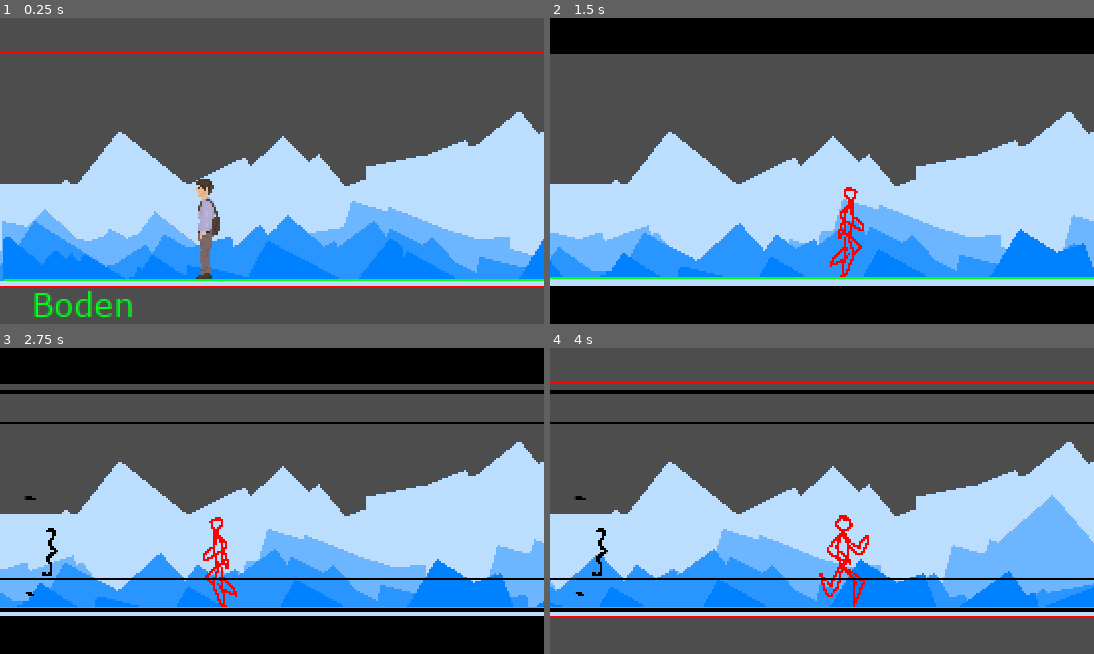
Above: before the commit, frames 1-4 (two rows, left to right).
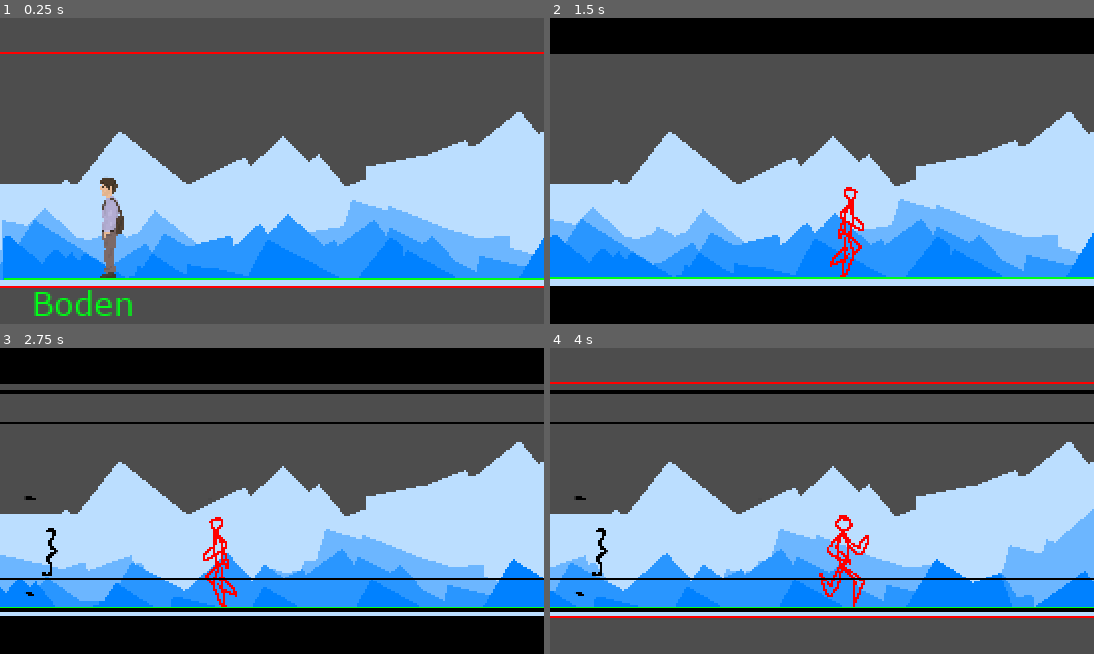
Above: after the commit, the same moments.

Repository: ZeysMockingjay/Das_Vermaechtnis_AT
Game: Godot game, scene res://test_level.tscn
Same seed, same stepped clock (60 frames per second), same inputs: the game is played once before the commit and once after it.
Inputs:
- Up to frame 1 (0.25 s): no input
- Up to frame 2 (1.5 s): tap Enter (ui_accept) at 0.5, 0.6, 0.77, 1.07 s; hold D (playermoveright) from 0.53 s (still down); tap 1 at 1.35 s
- Up to frame 3 (2.75 s): tap Enter (ui_accept) at 1.52, 1.55, 1.82, 2.3 s; release D (playermoveright) at 2.03 s; hold A (playermoveleft) from 2.03 s (still down); tap 2 at 2.1 s
- Up to frame 4 (4 s): release A (playermoveleft) at 2.78 s; hold D (playermoveright) from 2.78 s (still down); tap Enter (ui_accept) at 2.85, 3.02, 3.32, 3.77, 3.8 s; tap 1 at 3.6 s

The runs differ from the first frame. In frame 1, 3.4% of the frame differs, in the area x 0-100%, y 52-98%; in frame 2, 13%, in the area x 0-100%, y 59-85%; in frame 3, 11%; in frame 4, 12%.

Commit message:
Esc. For closing the game

Diff:
--- a/Player.gd
+++ b/Player.gd
@@ -18,7 +18,9 @@
 		velocity.x = -100  # Set horizontal speed for moving left
 		animated_sprite.flip_h = true
 
-
+	# Quit game if the 'closegame' action is pressed
+	if Input.is_action_pressed("closegame"):
+		get_tree().quit()
 
 	# Move and slide, no arguments needed
 	move_and_slide()
@@ -26,6 +28,6 @@
 	# Check if the player is on the floor and update animations based on actual movement
 	if is_on_floor():
 		if velocity.x == 0 or (velocity.x != 0 and is_on_wall()):
-			$AnimatedSprite2D.play("idle")  # Play idle animation if there's no effective horizontal movement or if stuck on a wall
+			animated_sprite.play("idle")  # Play idle animation if there's no effective horizontal movement or if stuck on a wall
 		else:
-			$AnimatedSprite2D.play("run")  # Play running animation if moving horizontally
+			animated_sprite.play("run")  # Play running animation if moving horizontally
--- a/Test_level_levelchangetest.tscn
+++ b/Test_level_levelchangetest.tscn
@@ -1,75 +1,12 @@
-[gd_scene load_steps=20 format=3 uid="uid://ce0lppgrmebt4"]
+[gd_scene load_steps=9 format=3 uid="uid://ce0lppgrmebt4"]
 
 [ext_resource type="Texture2D" uid="uid://l5wg4fc606bh" path="res://Assets/Textures/Boden.png" id="1_15c8h"]
 [ext_resource type="Texture2D" uid="uid://u4orlfs307q2" path="res://Screenshot 2024-04-28 182948.png" id="2_q6ifp"]
-[ext_resource type="Script" path="res://Player.gd" id="3_h035t"]
-[ext_resource type="Script" path="res://Camera2D.gd" id="4_o5ayi"]
-[ext_resource type="Texture2D" uid="uid://88ej03j28cna" path="res://Assets/Textures/Unbenanntdudeanim.png" id="5_0ydl7"]
+[ext_resource type="PackedScene" uid="uid://w2plgveuwqqq" path="res://player_1.tscn" id="4_a0djx"]
 [ext_resource type="Script" path="res://Area2DWelt2.gd" id="6_81ixl"]
 
 [sub_resource type="RectangleShape2D" id="RectangleShape2D_dscnd"]
 size = Vector2(1000, 12)
-
-[sub_resource type="RectangleShape2D" id="RectangleShape2D_h2hy2"]
-size = Vector2(14, 45)
-
-[sub_resource type="RectangleShape2D" id="RectangleShape2D_6y6xp"]
-size = Vector2(17, 45)
-
-[sub_resource type="AtlasTexture" id="AtlasTexture_pr7sx"]
-atlas = ExtResource("5_0ydl7")
-region = Rect2(0, 58, 30, 58)
-
-[sub_resource type="AtlasTexture" id="AtlasTexture_iea6k"]
-atlas = ExtResource("5_0ydl7")
-region = Rect2(30, 58, 30, 58)
-
-[sub_resource type="AtlasTexture" id="AtlasTexture_sy0ot"]
-atlas = ExtResource("5_0ydl7")
-region = Rect2(90, 58, 30, 58)
-
-[sub_resource type="AtlasTexture" id="AtlasTexture_tl2p0"]
-atlas = ExtResource("5_0ydl7")
-region = Rect2(60, 58, 30, 58)
-
-[sub_resource type="AtlasTexture" id="AtlasTexture_n7uhi"]
-atlas = ExtResource("5_0ydl7")
-region = Rect2(90, 58, 30, 58)
-
-[sub_resource type="AtlasTexture" id="AtlasTexture_eynat"]
-atlas = ExtResource("5_0ydl7")
-region = Rect2(120, 58, 30, 58)
-
-[sub_resource type="SpriteFrames" id="SpriteFrames_o4n1l"]
-animations = [{
-"frames": [{
-"duration": 1.0,
-"texture": SubResource("AtlasTexture_pr7sx")
-}, {
-"duration": 1.0,
-"texture": SubResource("AtlasTexture_iea6k")
-}],
-"loop": true,
-"name": &"idle",
-"speed": 5.0
-}, {
-"frames": [{
-"duration": 1.0,
-"texture": SubResource("AtlasTexture_sy0ot")
-}, {
-"duration": 1.0,
-"texture": SubResource("AtlasTexture_tl2p0")
-}, {
-"duration": 1.0,
-"texture": SubResource("AtlasTexture_n7uhi")
-}, {
-"duration": 1.0,
-"texture": SubResource("AtlasTexture_eynat")
-}],
-"loop": true,
-"name": &"run",
-"speed": 5.0
-}]
 
 [sub_resource type="RectangleShape2D" id="RectangleShape2D_m81ho"]
 size = Vector2(25, 48)
@@ -81,6 +18,8 @@
 size = Vector2(10, 134)
 
 [node name="Welt2" type="Node2D"]
+
+[node name="Player1" parent="." instance=ExtResource("4_a0djx")]
 
 [node name="Boden" type="StaticBody2D" parent="."]
 position = Vector2(500, 191)
@@ -99,37 +38,6 @@
 texture = ExtResource("2_q6ifp")
 centered = false
 
-[node name="Player" type="CharacterBody2D" parent="."]
-position = Vector2(17, 103)
-script = ExtResource("3_h035t")
-
-[node name="Camera2D" type="Camera2D" parent="Player"]
-position = Vector2(119, -26)
-offset = Vector2(-112, 0)
-process_callback = 0
-limit_left = 110
-limit_right = 520
-limit_bottom = 200
-limit_smoothed = true
-position_smoothing_enabled = true
-drag_left_margin = 0.4
-drag_right_margin = 0.4
-script = ExtResource("4_o5ayi")
-
-[node name="IdleCollision" type="CollisionShape2D" parent="Player"]
-position = Vector2(-1, 4.5)
-shape = SubResource("RectangleShape2D_h2hy2")
-
-[node name="RunningCollision" type="CollisionShape2D" parent="Player"]
-position = Vector2(1.5, 4.5)
-shape = SubResource("RectangleShape2D_6y6xp")
-
-[node name="AnimatedSprite2D" type="AnimatedSprite2D" parent="Player"]
-position = Vector2(0, -7.62939e-06)
-sprite_frames = SubResource("SpriteFrames_o4n1l")
-animation = &"idle"
-autoplay = "idle"
-
 [node name="Area2DWelt2" type="Area2D" parent="."]
 script = ExtResource("6_81ixl")
 
--- /dev/null
+++ b/player_1.tscn
@@ -0,0 +1,137 @@
+[gd_scene load_steps=19 format=3 uid="uid://w2plgveuwqqq"]
+
+[ext_resource type="Script" path="res://Player.gd" id="1_r35pd"]
+[ext_resource type="Script" path="res://Camera2D.gd" id="2_7543w"]
+[ext_resource type="Texture2D" uid="uid://dcoegsn3uwx4" path="res://Assets/Textures/Character Animation/Spritesheet_Test.png" id="3_8bc7e"]
+[ext_resource type="Texture2D" uid="uid://88ej03j28cna" path="res://Assets/Textures/Unbenanntdudeanim.png" id="4_2iq7f"]
+
+[sub_resource type="RectangleShape2D" id="RectangleShape2D_o4ubc"]
+size = Vector2(14, 45)
+
+[sub_resource type="RectangleShape2D" id="RectangleShape2D_w04ck"]
+size = Vector2(17, 45)
+
+[sub_resource type="AtlasTexture" id="AtlasTexture_gwihh"]
+atlas = ExtResource("3_8bc7e")
+region = Rect2(0, 0, 22, 56)
+
+[sub_resource type="AtlasTexture" id="AtlasTexture_agn0d"]
+atlas = ExtResource("3_8bc7e")
+region = Rect2(22, 0, 22, 56)
+
+[sub_resource type="AtlasTexture" id="AtlasTexture_j71e6"]
+atlas = ExtResource("3_8bc7e")
+region = Rect2(44, 0, 22, 56)
+
+[sub_resource type="AtlasTexture" id="AtlasTexture_ecj10"]
+atlas = ExtResource("3_8bc7e")
+region = Rect2(66, 0, 22, 56)
+
+[sub_resource type="AtlasTexture" id="AtlasTexture_hnla4"]
+atlas = ExtResource("3_8bc7e")
+region = Rect2(88, 0, 22, 56)
+
+[sub_resource type="AtlasTexture" id="AtlasTexture_54235"]
+atlas = ExtResource("3_8bc7e")
+region = Rect2(110, 0, 22, 56)
+
+[sub_resource type="AtlasTexture" id="AtlasTexture_divv8"]
+atlas = ExtResource("3_8bc7e")
+region = Rect2(132, 0, 22, 56)
+
+[sub_resource type="AtlasTexture" id="AtlasTexture_sy0ot"]
+atlas = ExtResource("4_2iq7f")
+region = Rect2(90, 58, 30, 58)
+
+[sub_resource type="AtlasTexture" id="AtlasTexture_tl2p0"]
+atlas = ExtResource("4_2iq7f")
+region = Rect2(60, 58, 30, 58)
+
+[sub_resource type="AtlasTexture" id="AtlasTexture_n7uhi"]
+atlas = ExtResource("4_2iq7f")
+region = Rect2(90, 58, 30, 58)
+
+[sub_resource type="AtlasTexture" id="AtlasTexture_eynat"]
+atlas = ExtResource("4_2iq7f")
+region = Rect2(120, 58, 30, 58)
+
+[sub_resource type="SpriteFrames" id="SpriteFrames_tmkp3"]
+animations = [{
+"frames": [{
+"duration": 1.0,
+"texture": SubResource("AtlasTexture_gwihh")
+}, {
+"duration": 1.0,
+"texture": SubResource("AtlasTexture_agn0d")
+}, {
+"duration": 1.0,
+"texture": SubResource("AtlasTexture_j71e6")
+}, {
+"duration": 1.0,
+"texture": SubResource("AtlasTexture_ecj10")
+}, {
+"duration": 1.0,
+"texture": SubResource("AtlasTexture_hnla4")
+}, {
+"duration": 1.0,
+"texture": SubResource("AtlasTexture_54235")
+}, {
+"duration": 1.0,
+"texture": SubResource("AtlasTexture_divv8")
+}],
+"loop": true,
+"name": &"idle",
+"speed": 5.0
+}, {
+"frames": [],
+"loop": true,
+"name": &"new_animation",
+"speed": 5.0
+}, {
+"frames": [{
+"duration": 1.0,
+"texture": SubResource("AtlasTexture_sy0ot")
+}, {
+"duration": 1.0,
+"texture": SubResource("AtlasTexture_tl2p0")
+}, {
+"duration": 1.0,
+"texture": SubResource("AtlasTexture_n7uhi")
+}, {
+"duration": 1.0,
+"texture": SubResource("AtlasTexture_eynat")
+}],
+"loop": true,
+"name": &"run",
+"speed": 5.0
+}]
+
+[node name="Player1" type="Node2D"]
+
+[node name="Player" type="CharacterBody2D" parent="."]
+position = Vector2(100, 103)
+script = ExtResource("1_r35pd")
+
+[node name="Camera2D" type="Camera2D" parent="Player"]
+position = Vector2(119, -26)
+offset = Vector2(-112, 0)
+process_callback = 0
+limit_left = 110
+limit_right = 780
+position_smoothing_enabled = true
+script = ExtResource("2_7543w")
+
+[node name="IdleCollision" type="CollisionShape2D" parent="Player"]
+position = Vector2(-1, 4.5)
+shape = SubResource("RectangleShape2D_o4ubc")
+
+[node name="RunningCollision" type="CollisionShape2D" parent="Player"]
+position = Vector2(1.5, 4.5)
+shape = SubResource("RectangleShape2D_w04ck")
+
+[node name="AnimatedSprite2D" type="AnimatedSprite2D" parent="Player"]
+position = Vector2(0, -7.62939e-06)
+sprite_frames = SubResource("SpriteFrames_tmkp3")
+animation = &"idle"
+autoplay = "idle"
+flip_h = true
--- a/project.godot
+++ b/project.godot
@@ -45,6 +45,11 @@
 "events": [Object(InputEventKey,"resource_local_to_scene":false,"resource_name":"","device":0,"window_id":0,"alt_pressed":false,"shift_pressed":false,"ctrl_pressed":false,"meta_pressed":false,"pressed":false,"keycode":0,"physical_keycode":51,"key_label":0,"unicode":0,"echo":false,"script":null)
 ]
 }
+closegame={
+"deadzone": 0.5,
+"events": [Object(InputEventKey,"resource_local_to_scene":false,"resource_name":"","device":0,"window_id":0,"alt_pressed":false,"shift_pressed":false,"ctrl_pressed":false,"meta_pressed":false,"pressed":false,"keycode":0,"physical_keycode":4194305,"key_label":0,"unicode":0,"echo":false,"script":null)
+]
+}
 
 [rendering]
 
--- a/test_level.gd
+++ b/test_level.gd
@@ -1,26 +1 @@
 extends Node2D
-
-# Game variables
-const PLAYER_START_POS : Vector2 = Vector2(100, 106)
-#TESTconst CAM_START_POS : Vector2 = Vector2(136, 77)
-
-# Called when the node enters the scene tree for the first time.
-func _ready():
-	new_game()
-
-# Initialize a new game, setting initial positions and properties
-func new_game():
-	$Player.position = PLAYER_START_POS
-	$Player.velocity = Vector2.ZERO  # Ensure the player's velocity is reset
-	#TEST$Camera2D.global_position = CAM_START_POS  # Optionally set an initial camera position
-	$Boden.position = Vector2(500, 191)  # Positioning the ground if needed
-
-# No longer modifying the player's or camera's position in _process
-
-#Testyo Walter White yo yo nochmal yo
-
-#Testyo Walter White yo
-#huh
-# (For scrolling ground in the train level?)
-# if $Camera2D.position.x - $Boden.position.x > get_window().size.x * 1.5:
-#    $Boden.position.x += get_window().size.x  # Reset ground position
--- a/test_level.tscn
+++ b/test_level.tscn
@@ -1,8 +1,7 @@
-[gd_scene load_steps=35 format=3 uid="uid://cf36hr8rhmbdo"]
+[gd_scene load_steps=18 format=3 uid="uid://cf36hr8rhmbdo"]
 
 [ext_resource type="Script" path="res://test_level.gd" id="1_7g10w"]
 [ext_resource type="Texture2D" uid="uid://f0fa1e1mlt7f" path="res://Assets/Textures/TestBorders.png" id="1_tvens"]
-[ext_resource type="Script" path="res://Camera2D.gd" id="2_1t336"]
 [ext_resource type="Texture2D" uid="uid://rtqqxm2o3sv4" path="res://Assets/Textures/Guidance.png" id="2_eacld"]
 [ext_resource type="Texture2D" uid="uid://bt1ljsqsdiq2c" path="res://Assets/Textures/TestBordersFull.png" id="2_evhkv"]
 [ext_resource type="Script" path="res://Sprite2D.gd" id="3_dlk0p"]
@@ -11,112 +10,9 @@
 [ext_resource type="Texture2D" uid="uid://nfxo6fuj7g7u" path="res://Assets/Textures/ParalaxTest/Layer4.png" id="4_nt36v"]
 [ext_resource type="Texture2D" uid="uid://d31sl1hrrdfv" path="res://Assets/Textures/ParalaxTest/Layer3.png" id="5_n7vrg"]
 [ext_resource type="Texture2D" uid="uid://datbcmqke2p8q" path="res://Assets/Textures/ParalaxTest/Layer2.png" id="6_issvb"]
-[ext_resource type="Script" path="res://Player.gd" id="8_hiekp"]
-[ext_resource type="Texture2D" uid="uid://88ej03j28cna" path="res://Assets/Textures/Unbenanntdudeanim.png" id="8_vh8gm"]
 [ext_resource type="Texture2D" uid="uid://l5wg4fc606bh" path="res://Assets/Textures/Boden.png" id="9_m78ck"]
-[ext_resource type="Texture2D" uid="uid://dcoegsn3uwx4" path="res://Assets/Textures/Character Animation/Spritesheet_Test.png" id="13_teo3q"]
+[ext_resource type="PackedScene" uid="uid://w2plgveuwqqq" path="res://player_1.tscn" id="11_2k80p"]
 [ext_resource type="Script" path="res://Area2DMap1.gd" id="15_8w1ep"]
-
-[sub_resource type="RectangleShape2D" id="RectangleShape2D_l5nrw"]
-size = Vector2(14, 45)
-
-[sub_resource type="RectangleShape2D" id="RectangleShape2D_0ntgn"]
-size = Vector2(17, 45)
-
-[sub_resource type="AtlasTexture" id="AtlasTexture_gwihh"]
-atlas = ExtResource("13_teo3q")
-region = Rect2(0, 0, 22, 56)
-
-[sub_resource type="AtlasTexture" id="AtlasTexture_agn0d"]
-atlas = ExtResource("13_teo3q")
-region = Rect2(22, 0, 22, 56)
-
-[sub_resource type="AtlasTexture" id="AtlasTexture_j71e6"]
-atlas = ExtResource("13_teo3q")
-region = Rect2(44, 0, 22, 56)
-
-[sub_resource type="AtlasTexture" id="AtlasTexture_ecj10"]
-atlas = ExtResource("13_teo3q")
-region = Rect2(66, 0, 22, 56)
-
-[sub_resource type="AtlasTexture" id="AtlasTexture_hnla4"]
-atlas = ExtResource("13_teo3q")
-region = Rect2(88, 0, 22, 56)
-
-[sub_resource type="AtlasTexture" id="AtlasTexture_54235"]
-atlas = ExtResource("13_teo3q")
-region = Rect2(110, 0, 22, 56)
-
-[sub_resource type="AtlasTexture" id="AtlasTexture_divv8"]
-atlas = ExtResource("13_teo3q")
-region = Rect2(132, 0, 22, 56)
-
-[sub_resource type="AtlasTexture" id="AtlasTexture_sy0ot"]
-atlas = ExtResource("8_vh8gm")
-region = Rect2(90, 58, 30, 58)
-
-[sub_resource type="AtlasTexture" id="AtlasTexture_tl2p0"]
-atlas = ExtResource("8_vh8gm")
-region = Rect2(60, 58, 30, 58)
-
-[sub_resource type="AtlasTexture" id="AtlasTexture_n7uhi"]
-atlas = ExtResource("8_vh8gm")
-region = Rect2(90, 58, 30, 58)
-
-[sub_resource type="AtlasTexture" id="AtlasTexture_eynat"]
-atlas = ExtResource("8_vh8gm")
-region = Rect2(120, 58, 30, 58)
-
-[sub_resource type="SpriteFrames" id="SpriteFrames_0k80n"]
-animations = [{
-"frames": [{
-"duration": 1.0,
-"texture": SubResource("AtlasTexture_gwihh")
-}, {
-"duration": 1.0,
-"texture": SubResource("AtlasTexture_agn0d")
-}, {
-"duration": 1.0,
-"texture": SubResource("AtlasTexture_j71e6")
-}, {
-"duration": 1.0,
-"texture": SubResource("AtlasTexture_ecj10")
-}, {
-"duration": 1.0,
-"texture": SubResource("AtlasTexture_hnla4")
-}, {
-"duration": 1.0,
-"texture": SubResource("AtlasTexture_54235")
-}, {
-"duration": 1.0,
-"texture": SubResource("AtlasTexture_divv8")
-}],
-"loop": true,
-"name": &"idle",
-"speed": 5.0
-}, {
-"frames": [],
-"loop": true,
-"name": &"new_animation",
-"speed": 5.0
-}, {
-"frames": [{
-"duration": 1.0,
-"texture": SubResource("AtlasTexture_sy0ot")
-}, {
-"duration": 1.0,
-"texture": SubResource("AtlasTexture_tl2p0")
-}, {
-"duration": 1.0,
-"texture": SubResource("AtlasTexture_n7uhi")
-}, {
-"duration": 1.0,
-"texture": SubResource("AtlasTexture_eynat")
-}],
-"loop": true,
-"name": &"run",
-"speed": 5.0
-}]
 
 [sub_resource type="RectangleShape2D" id="RectangleShape2D_h3213"]
 size = Vector2(1000, 12)
@@ -188,34 +84,8 @@
 centered = false
 offset = Vector2(0, 18)
 
-[node name="Player" type="CharacterBody2D" parent="."]
-position = Vector2(100, 103)
-script = ExtResource("8_hiekp")
-
-[node name="Camera2D" type="Camera2D" parent="Player"]
-position = Vector2(119, -26)
-offset = Vector2(-112, 0)
-process_callback = 0
-limit_left = 110
-limit_right = 780
-position_smoothing_enabled = true
-script = ExtResource("2_1t336")
-
-[node name="IdleCollision" type="CollisionShape2D" parent="Player"]
-position = Vector2(-1, 4.5)
-shape = SubResource("RectangleShape2D_l5nrw")
-
-[node name="RunningCollision" type="CollisionShape2D" parent="Player"]
-position = Vector2(1.5, 4.5)
-shape = SubResource("RectangleShape2D_0ntgn")
-
-[node name="AnimatedSprite2D" type="AnimatedSprite2D" parent="Player"]
-position = Vector2(0, -7.62939e-06)
-sprite_frames = SubResource("SpriteFrames_0k80n")
-animation = &"idle"
-autoplay = "idle"
-frame_progress = 0.034225
-flip_h = true
+[node name="Player1" parent="." instance=ExtResource("11_2k80p")]
+position = Vector2(-48, 1)
 
 [node name="Boden" type="StaticBody2D" parent="."]
 position = Vector2(500, 191)
